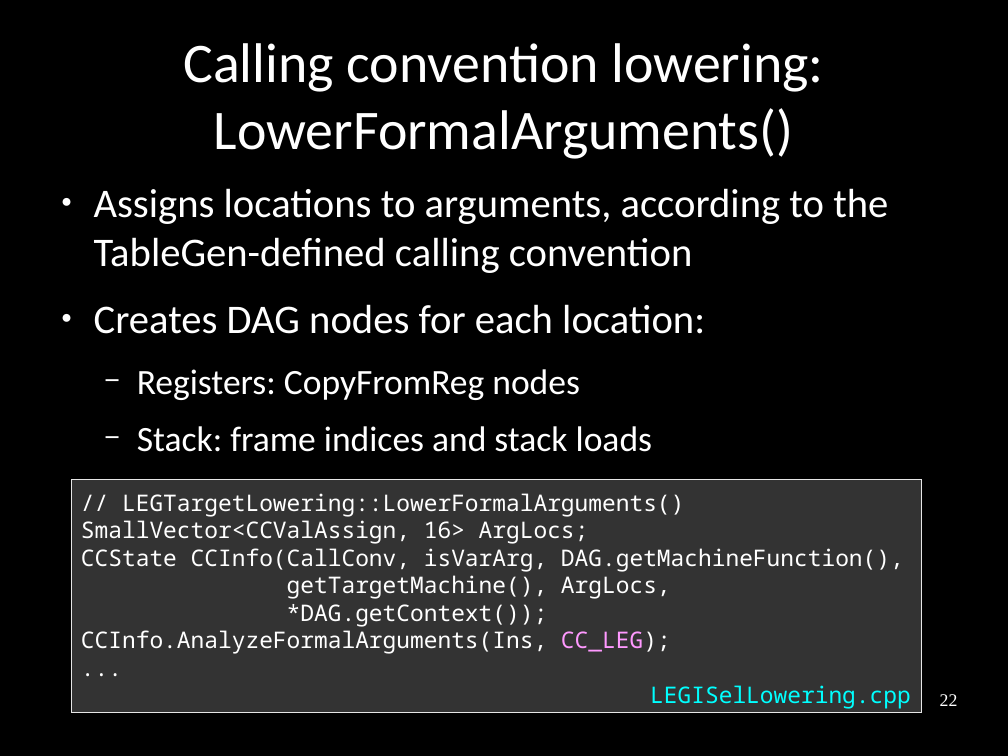
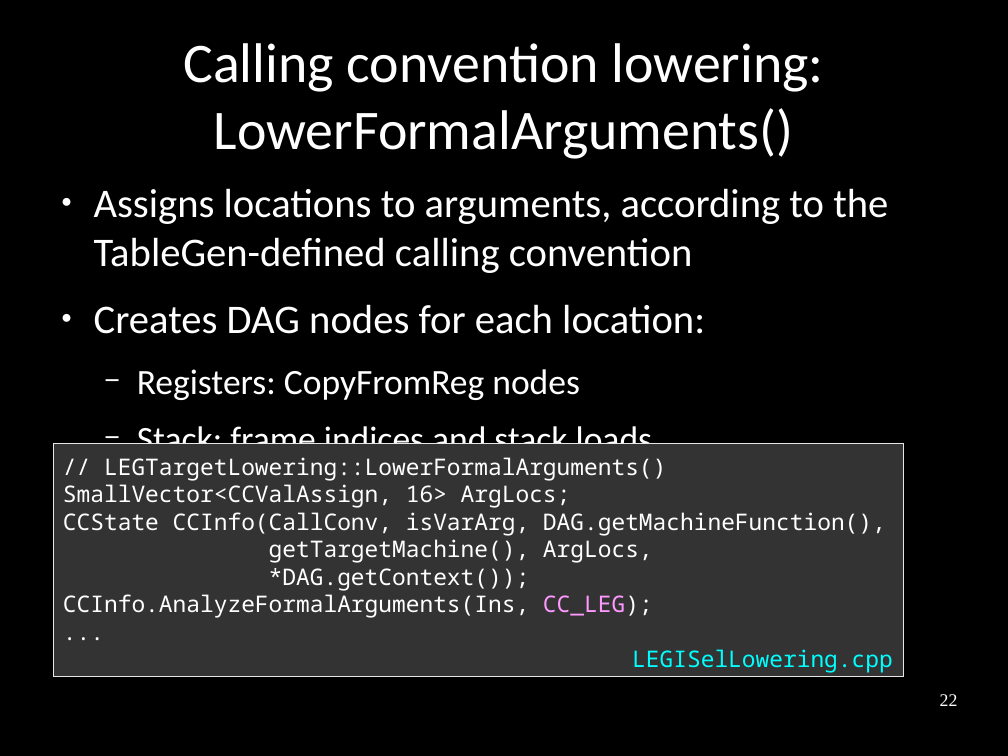
Before and after one commit to frasercrmck/llvm-leg, a slide deck: slide 22 of docs/Codeplay/Slides.odp. Drawn at 1008x756 pixels with LibreOffice and Linux fonts; fonts in the diff are those of the drawing. Boxes give left, top, right and bottom in pixels: in the first picture for what was removed or moved away, otherwise in the second. Text is boxed around its words. In the diff, an @@ line names an element or a change of style, - is before the commit and + after.

```diff
--- a/docs/Codeplay/Slides.odp
+++ b/docs/Codeplay/Slides.odp
@@ rectangle "// LEGTargetLowering::LowerFormalArguments()": place and size @@
-rectangle "// LEGTargetLowering::LowerFormalArguments()" at [72,480,922,713]
+rectangle "// LEGTargetLowering::LowerFormalArguments()" at [54,444,904,676]
@@ text "LEGISelLowering.cpp": place and size @@
-text "LEGISelLowering.cpp" at [650,685,911,709]
+text "LEGISelLowering.cpp" at [632,649,893,673]
```
Also in this commit, not shown: 3 other slides changed.
